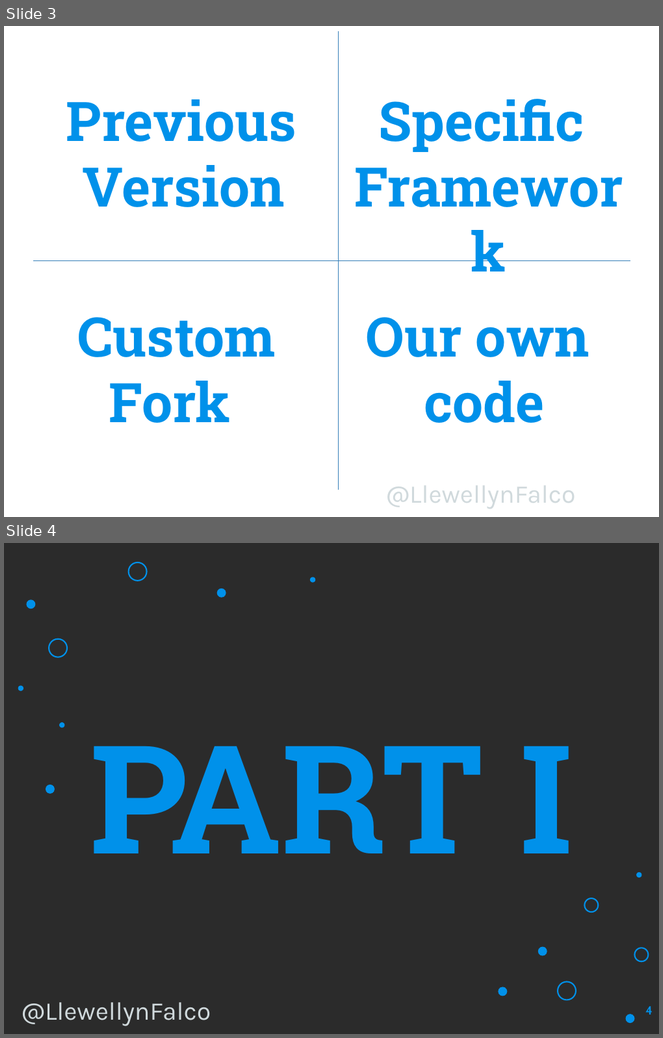
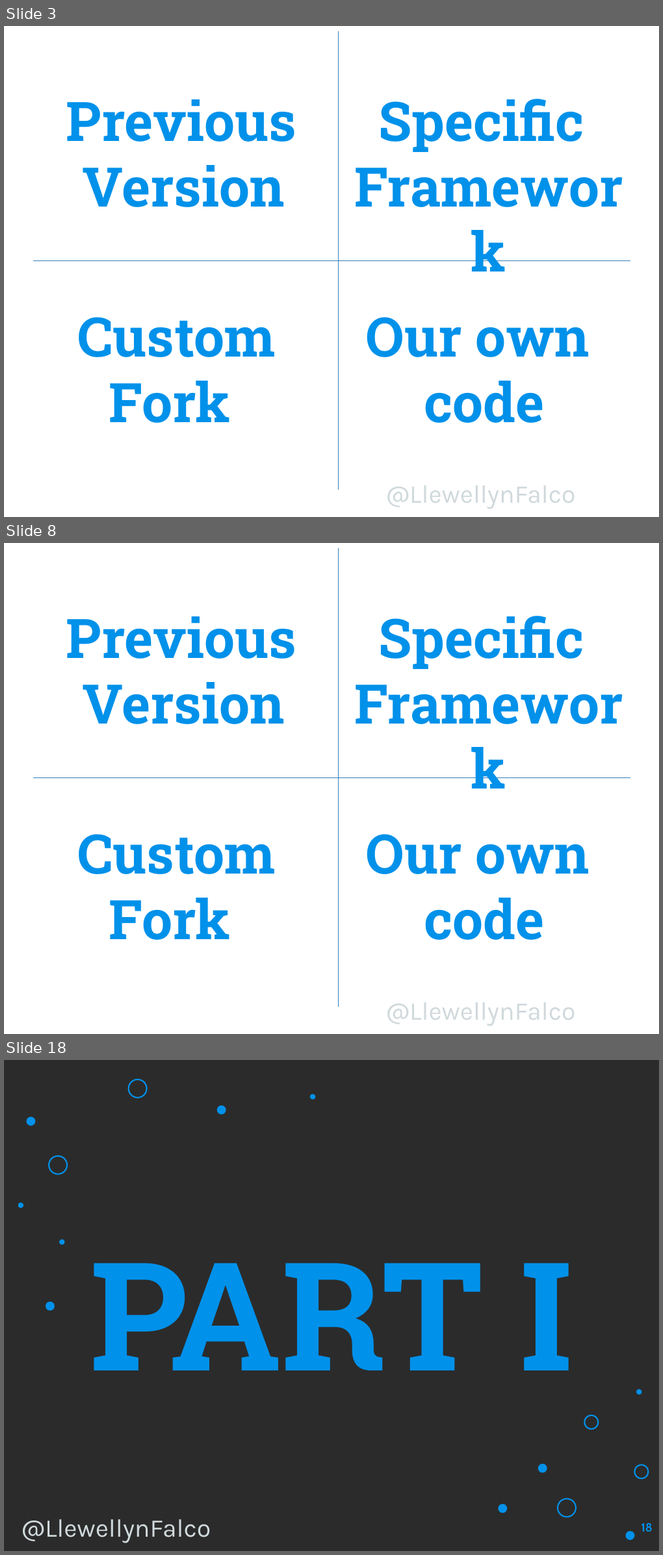
Before and after one commit to isidore/Talk-AvoidingLockIn, a slide deck: Avoiding Lock-In.pptx. Shown one above the other, each under a label of ours: slides 3 and 4 before the commit, slides 3, 8 and 18 after it; the slides between them are not shown. The pictures are 663x1038 and 663x1555 pixels, drawn with LibreOffice and Linux fonts; fonts in the diff are those of the drawing; background and template pictures are left out; a plain dark background stands for a picture behind light text. Boxes give left, top, right and bottom in pixels: in the first picture for what was removed or moved away, otherwise in the second. Text is boxed around its words. In the diff, an @@ line names an element or a change of style, - is before the commit and + after.

```diff
--- a/Avoiding Lock-In.pptx
+++ b/Avoiding Lock-In.pptx
@@ slide 8 added at box(4, 543, 659, 1034), background picture (left out); not listed: 1 template element that a slide beside it also shows @@
@@ line added from (338, 548) to (338, 1007), #367EB9 0.75 pt @@
@@ text added at box(66, 616, 296, 724), 60 pt, text #0091EA, bold @@
+Previous
+Version
@@ text added at box(378, 616, 584, 669), 60 pt, text #0091EA, bold @@
+Specific
+Framework
@@ line added from (33, 778) to (631, 778), #367EB9 0.75 pt @@
@@ text added at box(77, 834, 275, 940), 60 pt, text #0091EA, bold @@
+Custom
+Fork
@@ text added at box(366, 834, 590, 940), 60 pt, text #0091EA, bold @@
+Our own
+code
@@ what was slide 4 is now slide 18 @@
@@ page number at box(641, 1523, 653, 1532): text changed @@
-4
+18
```
Also in this commit, not shown: 1 slide changed, 13 other slides added, 1 other file.
